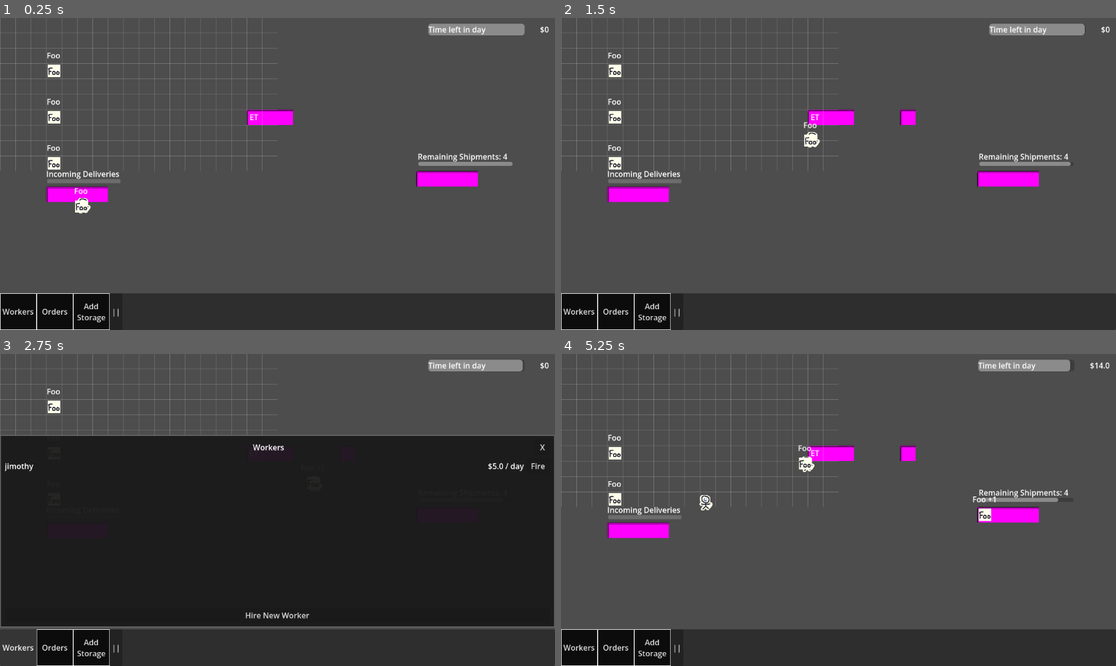
Above: before the commit, frames 1-4 (two rows, left to right).
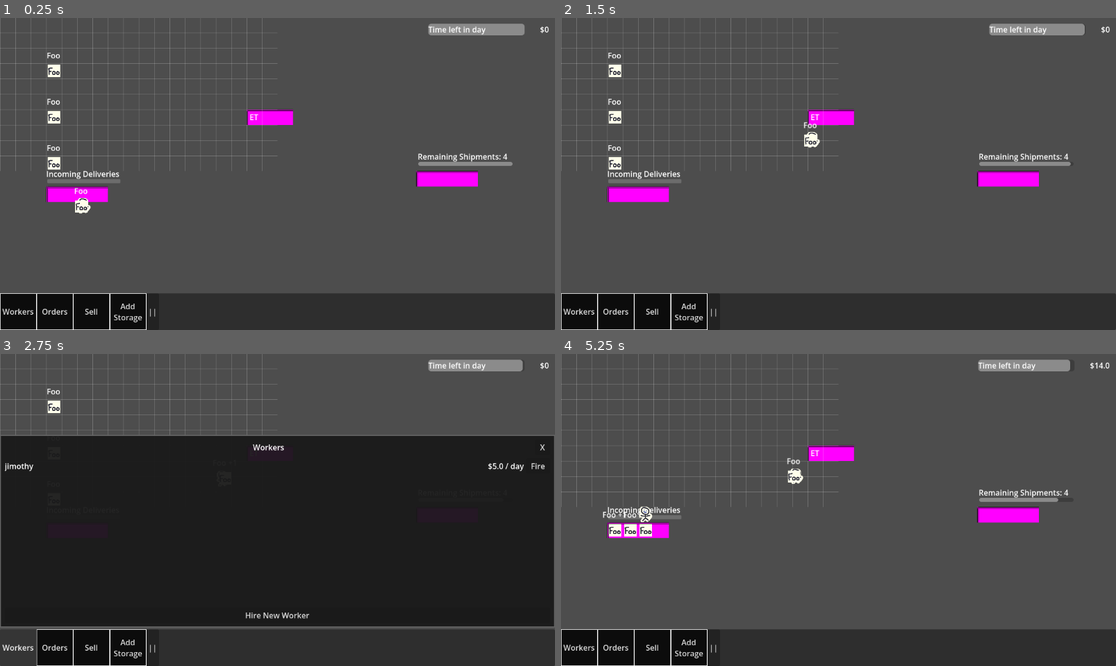
Above: after the commit, the same moments.

Repository: wpuerner/fantasy_factory
Game: Godot game, scene res://scenes/main.tscn
The game is run twice, just before and just after one commit, with the same random seed, the same clock (stepped at 60 frames per second) and the same inputs.
Inputs (mouse positions are in pixels of both pictures, inside the frame that each line leads up to):
- Up to frame 1 (0.25 s): no input
- Up to frame 2 (1.5 s): click (649, 311) at 0.5 s, where only the run after the commit has a clickable "Sell"; click (905, 111) at 1.25 s, where only the run after the commit has a clickable "X"
- Up to frame 3 (2.75 s): click "Workers" at 2 s
- Up to frame 4 (5.25 s): click "Hire New Worker" at 2.75 s; click "Hire" at 3.5 s; click "Orders" at 4.25 s; click "Order" at 5 s

The runs differ from the first frame. In frame 1, 0.7% of the frame differs, in the area x 13-29%, y 88-100%; in frame 2, 0.8%; in frame 3, 0.7%; in frame 4, 2.0%, in the area x 7-79%, y 25-100%.

Commit message:
sell window for centralize seller configuration

Diff:
--- a/resources/item/item_resource.gd
+++ b/resources/item/item_resource.gd
@@ -25,9 +25,9 @@
 			return item
 
 func find_nearest_available_item(item_name: String, from_position: Vector2):
-	var items = find_items(item_name)
-	items.sort_custom(func(a, b): return from_position.distance_to(a.global_position) < from_position.distance_to(b.global_position))
-	for item in items:
+	var matching_items = find_items(item_name)
+	matching_items.sort_custom(func(a, b): return from_position.distance_to(a.global_position) < from_position.distance_to(b.global_position))
+	for item in matching_items:
 		if item.container and !reservation_resource.is_reserved(item.container):
 			return item
 	return null
--- /dev/null
+++ b/resources/sell/sell_resource.gd
@@ -0,0 +1,28 @@
+class_name SellResource extends Resource
+
+signal selection_changed
+
+@export var item_resource: ItemResource
+
+var selected_items: Array[String] = []
+
+
+func is_selected(item_name: String) -> bool:
+	return item_name in selected_items
+
+
+func set_selected(item_name: String, selected: bool) -> void:
+	if selected == is_selected(item_name):
+		return
+	if selected:
+		selected_items.append(item_name)
+	else:
+		selected_items.erase(item_name)
+	selection_changed.emit()
+
+
+func get_price(item_name: String) -> float:
+	for template: ItemTemplate in item_resource.templates:
+		if template.item_name == item_name:
+			return template.value
+	return 0.0
--- /dev/null
+++ b/resources/sell/sell_resource.tres
@@ -0,0 +1,8 @@
+[gd_resource type="Resource" script_class="SellResource" load_steps=3 format=3]
+
+[ext_resource type="Script" path="res://resources/sell/sell_resource.gd" id="1_script"]
+[ext_resource type="Resource" uid="uid://duwmbn6tgc77d" path="res://resources/item/item_resource.tres" id="2_item"]
+
+[resource]
+script = ExtResource("1_script")
+item_resource = ExtResource("2_item")
--- a/scenes/behaviors/task/haul/haul_task_behavior.gd
+++ b/scenes/behaviors/task/haul/haul_task_behavior.gd
@@ -52,8 +52,6 @@
 	if sorted_areas.is_empty():
 		return {}
 
-	var best_area: StorageArea = sorted_areas[0]
-
 	for item: Item in item_resource.items:
 		if not is_instance_valid(item):
 			continue
@@ -77,13 +75,14 @@
 					if open_cell != null:
 						return {"source": container, "target": open_cell}
 		else:
-			# Item is in a free cell or on an workbench -- move to any storage area
-			if not best_area.is_item_allowed(item.item_name):
-				continue
-
-			var open_cell: StorageArea.StorageAreaCell = _find_open_cell_in_area(best_area, worker)
-			if open_cell != null:
-				return {"source": container, "target": open_cell}
+			# Item is in a free cell or on a workbench -- move it to the
+			# highest-priority storage area that accepts this item type.
+			for area: StorageArea in sorted_areas:
+				if not area.is_item_allowed(item.item_name):
+					continue
+				var open_cell: StorageArea.StorageAreaCell = _find_open_cell_in_area(area, worker)
+				if open_cell != null:
+					return {"source": container, "target": open_cell}
 	return {}
 
 func _find_open_cell_in_area(area: StorageArea, worker: Node2D) -> StorageArea.StorageAreaCell:
--- a/scenes/seller/seller.tscn
+++ b/scenes/seller/seller.tscn
@@ -1,12 +1,13 @@
-[gd_scene load_steps=5 format=3 uid="uid://v5ri6t3bi8fk"]
+[gd_scene format=3 uid="uid://v5ri6t3bi8fk"]
 
 [ext_resource type="Script" uid="uid://clrt8flyu6vvv" path="res://scenes/seller/seller.gd" id="1_jbauy"]
 [ext_resource type="PackedScene" uid="uid://dxxgm0b7noluv" path="res://scenes/parts/temp_game_object_label/temp_game_object_label.tscn" id="2_lxjeu"]
 [ext_resource type="PackedScene" uid="uid://1h3aq3cvqcju" path="res://scenes/storage_area/storage_area.tscn" id="3_lxjeu"]
+[ext_resource type="Resource" path="res://resources/sell/sell_resource.tres" id="4_sell"]
 
 [sub_resource type="ShaderMaterial" id="ShaderMaterial_jbauy"]
 
-[node name="Seller" type="Node2D" node_paths=PackedStringArray("timer", "progress_bar", "label", "storage_area") groups=["day_aware"]]
+[node name="Seller" type="Node2D" unique_id=1158161127 node_paths=PackedStringArray("timer", "progress_bar", "label", "storage_area") groups=["day_aware"]]
 material = SubResource("ShaderMaterial_jbauy")
 script = ExtResource("1_jbauy")
 timer = NodePath("Timer")
@@ -14,13 +15,15 @@
 label = NodePath("TempGameObjectLabel")
 storage_area = NodePath("StorageArea")
 
-[node name="StorageArea" parent="." instance=ExtResource("3_lxjeu")]
+[node name="StorageArea" parent="." unique_id=621768739 instance=ExtResource("3_lxjeu")]
 width = 4
 height = 1
 priority = 0
 player_editable = false
+configurable = false
+sell_resource = ExtResource("4_sell")
 
-[node name="TempGameObjectLabel" parent="." instance=ExtResource("2_lxjeu")]
+[node name="TempGameObjectLabel" parent="." unique_id=89380430 instance=ExtResource("2_lxjeu")]
 use_parent_material = true
 anchors_preset = 4
 anchor_left = 0.0
@@ -33,7 +36,7 @@
 text = "Remaining Shipments: X"
 horizontal_alignment = 0
 
-[node name="ProgressBar" type="ProgressBar" parent="."]
+[node name="ProgressBar" type="ProgressBar" parent="." unique_id=154527642]
 offset_left = -12.0
 offset_top = -35.0
 offset_right = 184.0
@@ -41,7 +44,7 @@
 rounded = true
 show_percentage = false
 
-[node name="Timer" type="Timer" parent="."]
+[node name="Timer" type="Timer" parent="." unique_id=460618074]
 wait_time = 10.0
 autostart = true
 
--- a/scenes/storage_area/storage_area.gd
+++ b/scenes/storage_area/storage_area.gd
@@ -10,6 +10,7 @@
 @export var configurable: bool = true
 @export var can_change_priority: bool = true
 @export var allowed_items: Array[String] = []
+@export var sell_resource: SellResource
 @export var grid_resource: GridResource
 @export var storage_areas_resource: StorageAreasResource
 
@@ -19,6 +20,11 @@
 
 
 func is_item_allowed(item_name: String) -> bool:
+	# When a SellResource is assigned (e.g. a Seller's storage area), the shared
+	# global "Sell" selection is the single source of truth for this area, so the
+	# player configures what is sold in one place instead of per seller.
+	if is_instance_valid(sell_resource):
+		return sell_resource.is_selected(item_name)
 	return item_name in allowed_items
 
 func get_open_storage_cell(is_system: bool = false) -> StorageAreaCell:
--- /dev/null
+++ b/scenes/ui/tool_bar/sell_window/sell_window.gd
@@ -0,0 +1,51 @@
+extends PanelContainer
+
+signal closed
+
+@export var item_resource: ItemResource
+@export var sell_resource: SellResource
+@export var item_list_container: Container
+
+
+func open() -> void:
+	_refresh()
+	visible = true
+
+
+func close() -> void:
+	visible = false
+	for child: Node in item_list_container.get_children():
+		child.queue_free()
+	closed.emit()
+
+
+func _refresh() -> void:
+	for child: Node in item_list_container.get_children():
+		child.queue_free()
+
+	for template: ItemTemplate in item_resource.templates:
+		var row: HBoxContainer = HBoxContainer.new()
+		row.size_flags_horizontal = Control.SIZE_EXPAND_FILL
+
+		var checkbox: CheckBox = CheckBox.new()
+		checkbox.text = template.item_name
+		checkbox.size_flags_horizontal = Control.SIZE_EXPAND_FILL
+		checkbox.button_pressed = sell_resource.is_selected(template.item_name)
+		checkbox.toggled.connect(_on_item_toggled.bind(template.item_name))
+		row.add_child(checkbox)
+
+		var price_label: Label = Label.new()
+		price_label.text = "$" + str(sell_resource.get_price(template.item_name))
+		price_label.custom_minimum_size = Vector2(60, 0)
+		price_label.horizontal_alignment = HORIZONTAL_ALIGNMENT_RIGHT
+		row.add_child(price_label)
+
+		item_list_container.add_child(row)
+
+
+func _on_item_toggled(button_pressed: bool, item_name: String) -> void:
+	sell_resource.set_selected(item_name, button_pressed)
+
+
+func _on_close_button_pressed() -> void:
+	close()
--- /dev/null
+++ b/scenes/ui/tool_bar/sell_window/sell_window.tscn
@@ -0,0 +1,91 @@
+[gd_scene load_steps=5 format=3]
+
+[ext_resource type="Script" path="res://scenes/ui/tool_bar/sell_window/sell_window.gd" id="1_script"]
+[ext_resource type="Resource" uid="uid://duwmbn6tgc77d" path="res://resources/item/item_resource.tres" id="2_item"]
+[ext_resource type="Resource" path="res://resources/sell/sell_resource.tres" id="3_sell"]
+
+[sub_resource type="StyleBoxFlat" id="StyleBoxFlat_panel"]
+bg_color = Color(0.1, 0.1, 0.1, 0.95)
+border_width_left = 2
+border_width_top = 2
+border_width_right = 2
+border_width_bottom = 2
+border_color = Color(0.4, 0.4, 0.4, 1)
+
+[node name="SellWindow" type="PanelContainer" node_paths=PackedStringArray("item_list_container")]
+process_mode = 3
+visible = false
+custom_minimum_size = Vector2(340, 400)
+anchors_preset = 8
+anchor_left = 0.5
+anchor_top = 0.5
+anchor_right = 0.5
+anchor_bottom = 0.5
+offset_left = -170.0
+offset_top = -200.0
+offset_right = 170.0
+offset_bottom = 200.0
+grow_horizontal = 2
+grow_vertical = 2
+theme_override_styles/panel = SubResource("StyleBoxFlat_panel")
+script = ExtResource("1_script")
+item_resource = ExtResource("2_item")
+sell_resource = ExtResource("3_sell")
+item_list_container = NodePath("MarginContainer/VBoxContainer/ScrollContainer/ItemList")
+
+[node name="MarginContainer" type="MarginContainer" parent="."]
+layout_mode = 2
+theme_override_constants/margin_left = 8
+theme_override_constants/margin_top = 8
+theme_override_constants/margin_right = 8
+theme_override_constants/margin_bottom = 8
+
+[node name="VBoxContainer" type="VBoxContainer" parent="MarginContainer"]
+layout_mode = 2
+theme_override_constants/separation = 8
+
+[node name="TitleBar" type="HBoxContainer" parent="MarginContainer/VBoxContainer"]
+layout_mode = 2
+
+[node name="TitleLabel" type="Label" parent="MarginContainer/VBoxContainer/TitleBar"]
+layout_mode = 2
+size_flags_horizontal = 3
+text = "Sell"
+horizontal_alignment = 1
+
+[node name="CloseButton" type="Button" parent="MarginContainer/VBoxContainer/TitleBar"]
+custom_minimum_size = Vector2(32, 0)
+layout_mode = 2
+text = "X"
+
+[node name="HintLabel" type="Label" parent="MarginContainer/VBoxContainer"]
+custom_minimum_size = Vector2(300, 0)
+layout_mode = 2
+text = "Checked items are stored in Seller areas and sold."
+autowrap_mode = 3
+
+[node name="HeaderRow" type="HBoxContainer" parent="MarginContainer/VBoxContainer"]
+layout_mode = 2
+
+[node name="ItemHeader" type="Label" parent="MarginContainer/VBoxContainer/HeaderRow"]
+layout_mode = 2
+size_flags_horizontal = 3
+text = "Item"
+
+[node name="PriceHeader" type="Label" parent="MarginContainer/VBoxContainer/HeaderRow"]
+custom_minimum_size = Vector2(60, 0)
+layout_mode = 2
+text = "Price"
+horizontal_alignment = 2
+
+[node name="ScrollContainer" type="ScrollContainer" parent="MarginContainer/VBoxContainer"]
+layout_mode = 2
+size_flags_vertical = 3
+horizontal_scroll_mode = 0
+
+[node name="ItemList" type="VBoxContainer" parent="MarginContainer/VBoxContainer/ScrollContainer"]
+layout_mode = 2
+size_flags_horizontal = 3
+theme_override_constants/separation = 4
+
+[connection signal="pressed" from="MarginContainer/VBoxContainer/TitleBar/CloseButton" to="." method="_on_close_button_pressed"]
--- a/scenes/ui/tool_bar/tool_bar.gd
+++ b/scenes/ui/tool_bar/tool_bar.gd
@@ -4,6 +4,7 @@
 
 @export var workers_window: Control
 @export var order_items_window: Control
+@export var sell_window: Control
 @export var storage_area_tool_mode: StorageAreaToolMode
 
 var active_window: Control
@@ -13,6 +14,9 @@
 
 func _on_orders_button_pressed():
 	_open_tool_window(order_items_window)
+
+func _on_sell_button_pressed():
+	_open_tool_window(sell_window)
 
 func _on_add_storage_button_pressed():
 	storage_area_tool_mode.toggle_placing()
@@ -34,5 +38,9 @@
 	active_window = null
 
 
+func _on_sell_window_closed():
+	active_window = null
+
+
 func _on_hire_workers_window_worker_hired(worker):
 	worker_hired.emit(worker)
--- a/scenes/ui/tool_bar/tool_bar.tscn
+++ b/scenes/ui/tool_bar/tool_bar.tscn
@@ -7,8 +7,9 @@
 [ext_resource type="PackedScene" uid="uid://c7r8v2k4jfypl" path="res://scenes/ui/tool_bar/workers_window/workers_window.tscn" id="2_wpu12"]
 [ext_resource type="PackedScene" uid="uid://0wbk46g5vayk" path="res://scenes/ui/tool_bar/order_items_window/order_items_window.tscn" id="3_f1cdh"]
 [ext_resource type="PackedScene" uid="uid://cv1bqlq7xfhkp" path="res://scenes/ui/tool_bar/hire_workers_window/hire_workers_window.tscn" id="3_yaowb"]
+[ext_resource type="PackedScene" path="res://scenes/ui/tool_bar/sell_window/sell_window.tscn" id="4_sellw"]
 
-[node name="ToolBar" type="VBoxContainer" node_paths=PackedStringArray("workers_window", "order_items_window")]
+[node name="ToolBar" type="VBoxContainer" node_paths=PackedStringArray("workers_window", "order_items_window", "sell_window")]
 anchors_preset = 12
 anchor_top = 1.0
 anchor_right = 1.0
@@ -19,6 +20,7 @@
 script = ExtResource("1_jheq1")
 workers_window = NodePath("WorkersWindow")
 order_items_window = NodePath("OrderItemsWindow")
+sell_window = NodePath("SellWindow")
 storage_area_tool_mode = ExtResource("2_f1cdh")
 
 [node name="HireWorkersWindow" parent="." instance=ExtResource("3_yaowb")]
@@ -33,6 +35,11 @@
 [node name="OrderItemsWindow" parent="." instance=ExtResource("3_f1cdh")]
 visible = false
 layout_mode = 2
+
+[node name="SellWindow" parent="." instance=ExtResource("4_sellw")]
+visible = false
+layout_mode = 2
+size_flags_horizontal = 4
 
 [node name="PanelContainer" type="PanelContainer" parent="."]
 custom_minimum_size = Vector2(0, 76)
@@ -49,6 +56,10 @@
 layout_mode = 2
 text = "Orders"
 
+[node name="SellButton" parent="PanelContainer/HBoxContainer" instance=ExtResource("1_nspt3")]
+layout_mode = 2
+text = "Sell"
+
 [node name="AddStorageButton" parent="PanelContainer/HBoxContainer" instance=ExtResource("1_nspt3")]
 layout_mode = 2
 text = "Add Storage"
@@ -59,6 +70,8 @@
 [connection signal="worker_hired" from="HireWorkersWindow" to="." method="_on_hire_workers_window_worker_hired"]
 [connection signal="closed" from="WorkersWindow" to="." method="_on_workers_window_closed"]
 [connection signal="closed" from="OrderItemsWindow" to="." method="_on_order_items_window_closed"]
+[connection signal="closed" from="SellWindow" to="." method="_on_sell_window_closed"]
 [connection signal="pressed" from="PanelContainer/HBoxContainer/WorkersButton" to="." method="_on_workers_button_pressed"]
 [connection signal="pressed" from="PanelContainer/HBoxContainer/OrdersButton" to="." method="_on_orders_button_pressed"]
+[connection signal="pressed" from="PanelContainer/HBoxContainer/SellButton" to="." method="_on_sell_button_pressed"]
 [connection signal="pressed" from="PanelContainer/HBoxContainer/AddStorageButton" to="." method="_on_add_storage_button_pressed"]
Not shown, added: resources/sell/sell_resource.gd.uid
Not shown, added: scenes/ui/tool_bar/sell_window/sell_window.gd.uid
Not shown: 1 places in scenes/ui/tool_bar/tool_bar.tscn that only renumber resources
